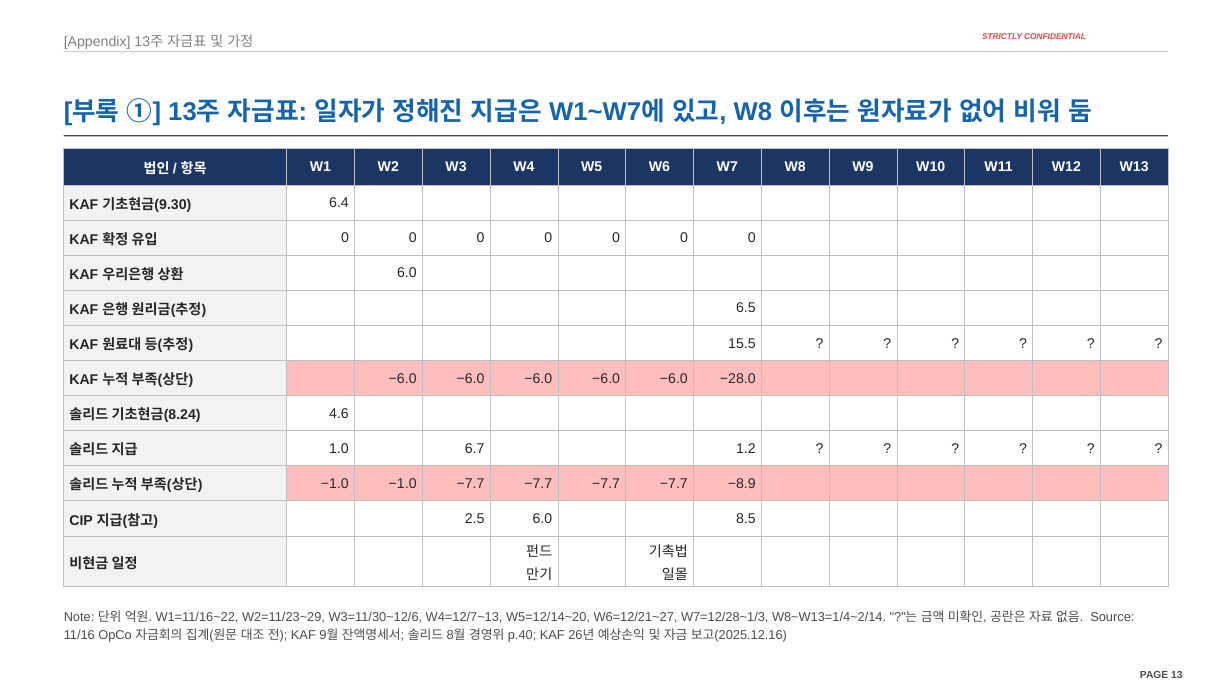
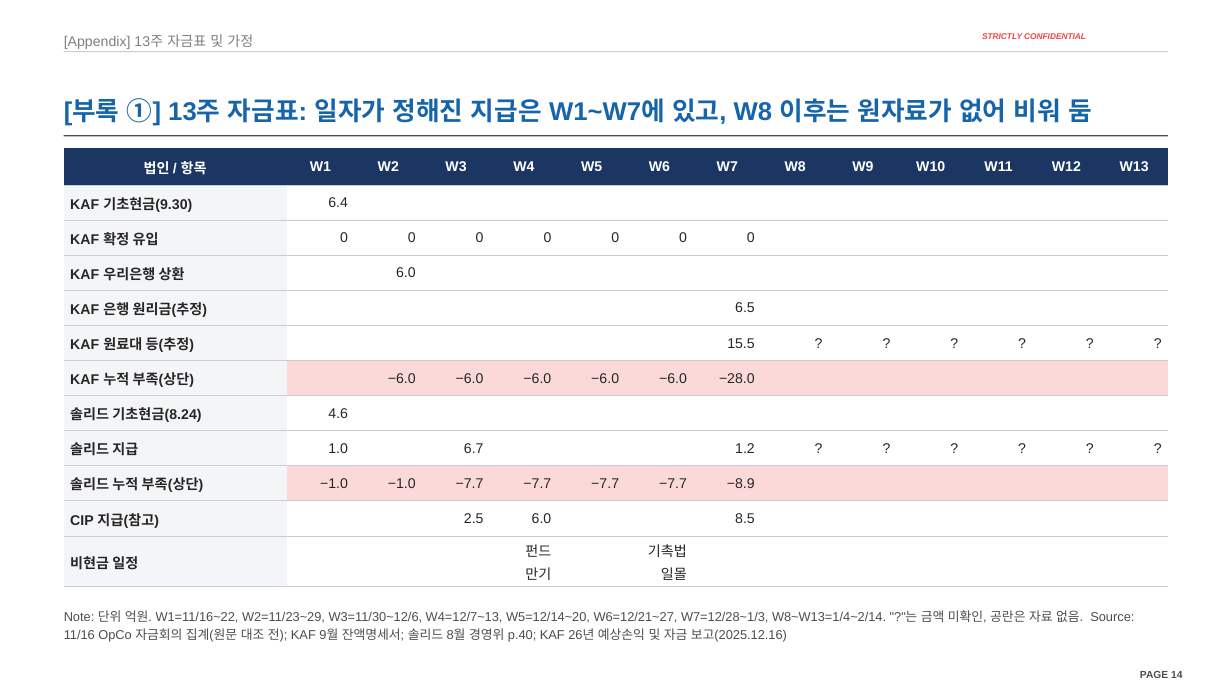
Before and after one commit to jogyesung/GS-Secretary, a slide deck: slide 14 of outputs/CIP_KAF_솔리드_자금조달차질_시나리오_20261118.pptx (slide 13 before the commit). Drawn at 1232x693 pixels with LibreOffice and Linux fonts; fonts in the diff are those of the drawing; background and template pictures are left out. Boxes give left, top, right and bottom in pixels: in the first picture for what was removed or moved away, otherwise in the second. Text is boxed around its words. In the diff, an @@ line names an element or a change of style, - is before the commit and + after.

```diff
--- a/outputs/CIP_KAF_솔리드_자금조달차질_시나리오_20261118.pptx
+++ b/outputs/CIP_KAF_솔리드_자금조달차질_시나리오_20261118.pptx
@@ table at [64, 148, 1164, 587] @@
@@ fill #F2F2F2 to #F4F5F7 in 11 cells @@
@@ fill #FFBEBE to #FBD9D9 in 26 cells @@
@@ borders changed @@
@@ page number at [1140, 671, 1182, 678]: text changed @@
-PAGE 13
+PAGE 14
```
Also in this commit, not shown: 23 other slides changed, 1 slide added, 3 other files.
